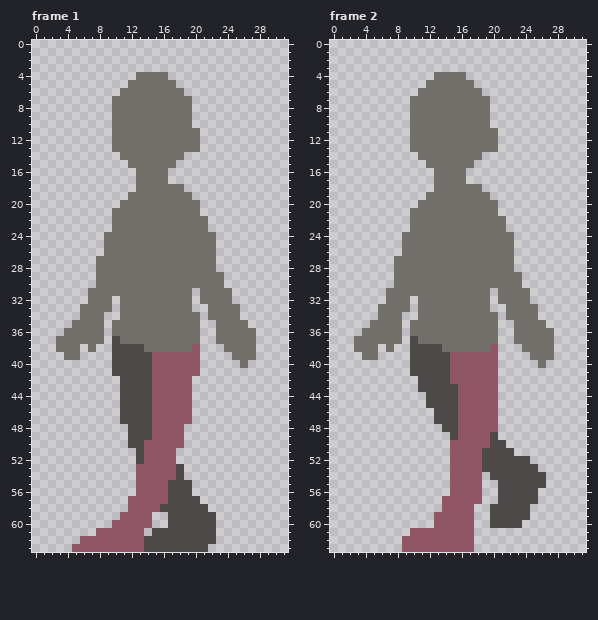
Two states of a pixel-art file, assets/art/characters/asprite/base-character-walkcycle.aseprite. The first picture shows the starting point.
32x64 pixels, 8 frames. Shown: frame 1, frame 2. The commit also changed other frames, which this record leaves out.
And afterwards:
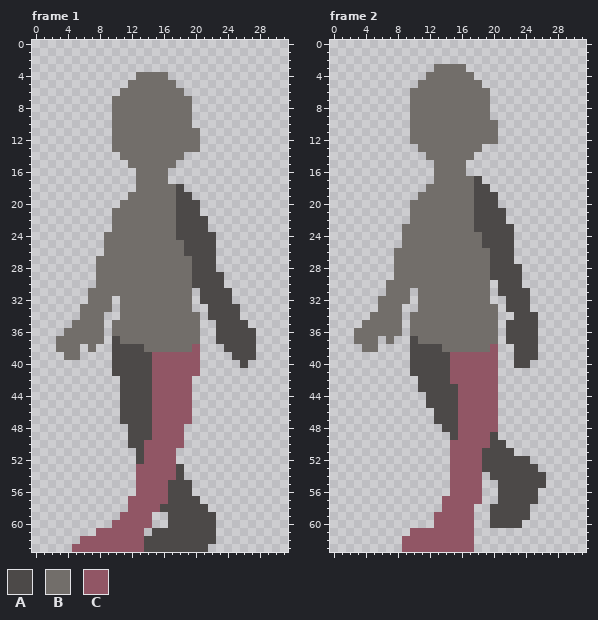
Palette (. is transparent): A #4c4948  B #726e6a  C #915665
Commit message: updated the human walk cycle
The exact change:
--- frame 1, layer "front-arm"
@@ x 16..29 @@
 17 B.............
-18 BBB...........
-19 BBBB..........
-20 BBBBB.........
-21 BBBBB.........
-22 BBBBBB........
-23 BBBBBB........
-24 BBBBBBB.......
-25 BBBBBBB.......
-26 BBBBBBB.......
-27 BBBBBBB.......
-28 BBBBBBB.......
-29 BBBBBBBB......
-30 BBBBBBBB......
-31 BBBB.BBBB.....
-32 BBBB.BBBB.....
-33 BBBB..BBBB....
-34 BBBBB.BBBB....
-35 BBBBB..BBBB...
-36 BBBBB..BBBBB..
-37 BBBBB..BBBBB..
-38 BBBBC...BBBB..
-39 CCCCC....BBB..
-40 CCCCC.....B...
+18 BBA...........
+19 BBAA..........
+20 BBAAA.........
+21 BBAAA.........
+22 BBAAAA........
+23 BBAAAA........
+24 BBAAAAA.......
+25 BBBAAAA.......
+26 BBBAAAA.......
+27 BBBBAAA.......
+28 BBBBAAA.......
+29 BBBBAAAA......
+30 BBBBAAAA......
+31 BBBB.AAAA.....
+32 BBBB.AAAA.....
+33 BBBB..AAAA....
+34 BBBBB.AAAA....
+35 BBBBB..AAAA...
+36 BBBBB..AAAAA..
+37 BBBBB..AAAAA..
+38 BBBBC...AAAA..
+39 CCCCC....AAA..
+40 CCCCC.....A...
 41 CCCCC.........
--- frame 2, layers "front-arm", "torso"
@@ x 8..21 @@
  2 ..............
- 3 ..............
- 4 .....BBBB.....
- 5 ....BBBBBB....
- 6 ...BBBBBBBB...
+ 3 .....BBBB.....
+ 4 ....BBBBBB....
+ 5 ...BBBBBBBB...
+ 6 ..BBBBBBBBBB..
  7 ..BBBBBBBBBB..
@@ x 0..31 @@
  9 ..........BBBBBBBBBB............
-10 ..........BBBBBBBBBB............
+10 ..........BBBBBBBBBBB...........
 11 ..........BBBBBBBBBBB...........
 12 ..........BBBBBBBBBBB...........
-13 ..........BBBBBBBBBBB...........
-14 ...........BBBBBBBB.............
-15 ............BBBBBB..............
+13 ...........BBBBBBBB.............
+14 ............BBBBBB..............
+15 .............BBBB...............
 16 .............BBBB...............
-17 .............BBBB...............
-18 .............BBBBBB.............
-19 ............BBBBBBBB............
-20 ...........BBBBBBBBBB...........
-21 ..........BBBBBBBBBBB...........
-22 ..........BBBBBBBBBBBB..........
-23 ..........BBBBBBBBBBBB..........
-24 .........BBBBBBBBBBBBBB.........
-25 .........BBBBBBBBBBBBBB.........
-26 .........BBBBBBBBBBBBBB.........
-27 ........BBBBBBBBBBBBBBB.........
-28 ........BBBBBBBBBBBBBBB.........
-29 ........BBBBBBBBBBBBBBBB........
-30 ........BBBBBBBBBBBBBBBB........
-31 .......BBBBBBBBBBBBB.BBBB.......
-32 .......BBB.BBBBBBBBB.BBBB.......
-33 ......BBBB.BBBBBBBBB..BBBB......
-34 ......BBB..BBBBBBBBBB.BBBB......
-35 .....BBBB.BBBBBBBBBBB..BBBB.....
-36 ....BBBBB.BBBBBBBBBBB..BBBBB....
-37 ...BBBBBB.ABBBBBBBBBB..BBBBB....
-38 ...BBB.B..AAAABBBBBBC...BBBB....
-39 ....BB....AAAAACCCCCC....BBB....
-40 ..........AAAAACCCCCC.....B.....
+17 .............BBBBBA.............
+18 ............BBBBBBAA............
+19 ...........BBBBBBBAAA...........
+20 ..........BBBBBBBBAAA...........
+21 ..........BBBBBBBBAAAA..........
+22 ..........BBBBBBBBAAAA..........
+23 .........BBBBBBBBBAAAAA.........
+24 .........BBBBBBBBBBAAAA.........
+25 .........BBBBBBBBBBAAAA.........
+26 ........BBBBBBBBBBBBAAA.........
+27 ........BBBBBBBBBBBBAAA.........
+28 ........BBBBBBBBBBBBAAAA........
+29 ........BBBBBBBBBBBBAAAA........
+30 .......BBBBBBBBBBBBB.AAA........
+31 .......BBB.BBBBBBBBB.AAAA.......
+32 ......BBBB.BBBBBBBBB..AAA.......
+33 ......BBB..BBBBBBBBBB.AAA.......
+34 .....BBBB.BBBBBBBBBBB..AAA......
+35 ....BBBBB.BBBBBBBBBBB.AAAA......
+36 ...BBBBBB.BBBBBBBBBBB.AAAA......
+37 ...BBB.B..ABBBBBBBBBB.AAAA......
+38 ....BB....AAAABBBBBBC..AAA......
+39 ..........AAAAACCCCCC..AAA......
+40 ..........AAAAACCCCCC..AA.......
 41 ..........AAAAACCCCCC...........
Where, in picture pixels (left, top, right, bottom), the same in both pictures:
changed: (176, 184, 256, 368)
changed: (354, 64, 554, 368)
